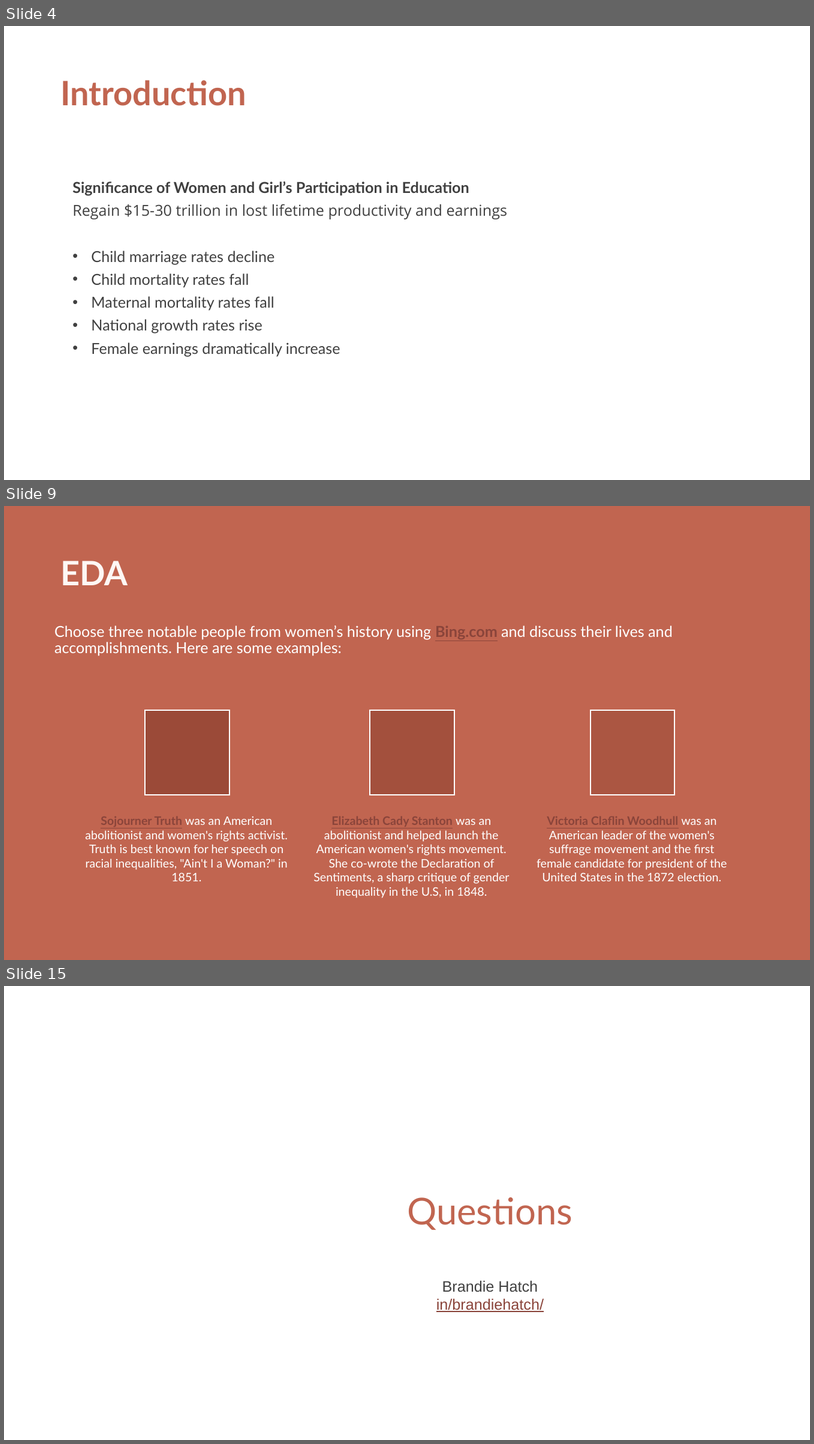
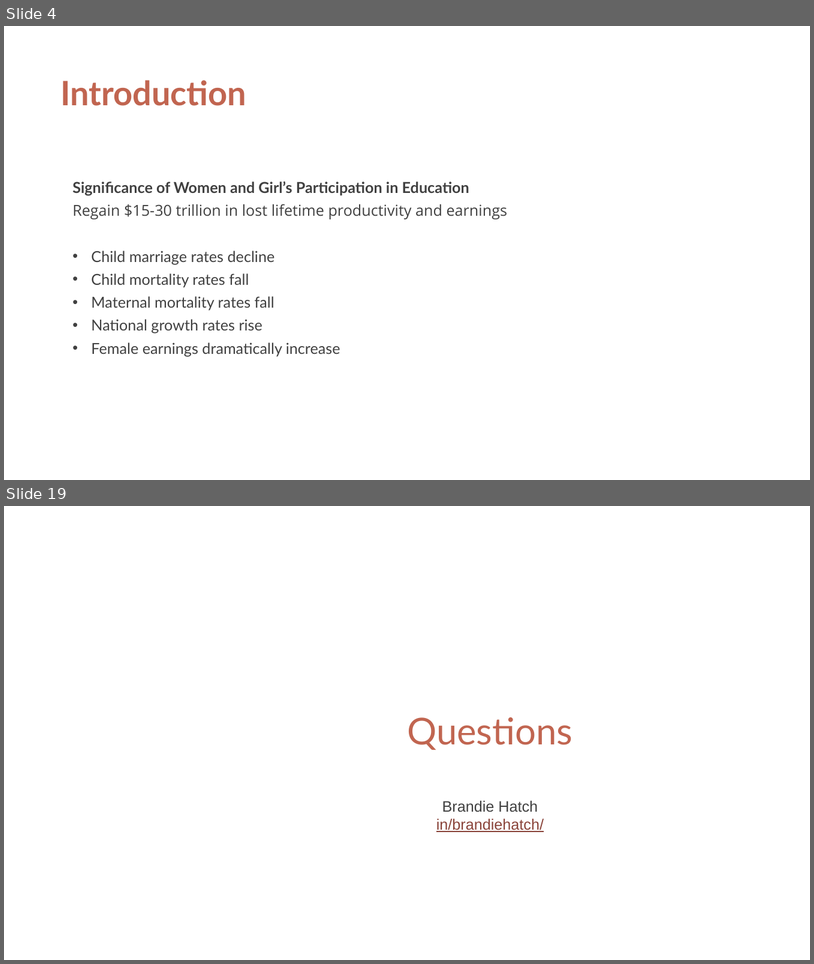
Before and after one commit to brandiehatch/capstone, a slide deck: capstone.pptx. Shown one above the other, each under a label of ours: slides 4, 9 and 15 before the commit, slides 4 and 19 after it; the slides between them are not shown. The pictures are 814x1444 and 814x964 pixels, drawn with LibreOffice and Linux fonts; fonts in the diff are those of the drawing; background and template pictures are left out. Boxes give left, top, right and bottom in pixels: in the first picture for what was removed or moved away, otherwise in the second. Text is boxed around its words. In the diff, an @@ line names an element or a change of style, - is before the commit and + after.

```diff
--- a/capstone.pptx
+++ b/capstone.pptx
@@ slide 9 removed at (x1=4, y1=506, x2=810, y2=960), background #C16550 @@
@@ title removed at (x1=60, y1=561, x2=128, y2=585) @@
-EDA
@@ text removed at (x1=54, y1=625, x2=673, y2=656) @@
-Choose three notable people from women’s history using Bing.com and discuss their lives and accomplishments. Here are some examples:
@@ group removed at (x1=85, y1=711, x2=727, y2=898): 3 rectangles, 3 texts @@
-Sojourner Truth was an American abolitionist and women's rights activist. Truth is best known for her speech on racial inequalities, "Ain't I a Woman?" in 1851.
-Elizabeth Cady Stanton was an abolitionist and helped launch the American women's rights movement. She co-wrote the Declaration of Sentiments, a sharp critique of gender inequality in the U.S, in 1848.
-Victoria Claflin Woodhull was an American leader of the women's suffrage movement and the first female candidate for president of the United States in the 1872 election.
@@ what was slide 15 is now slide 19 @@
```
Also in this commit, not shown: 3 slides changed, 10 slides added, 5 other slides removed, 12 other files.
